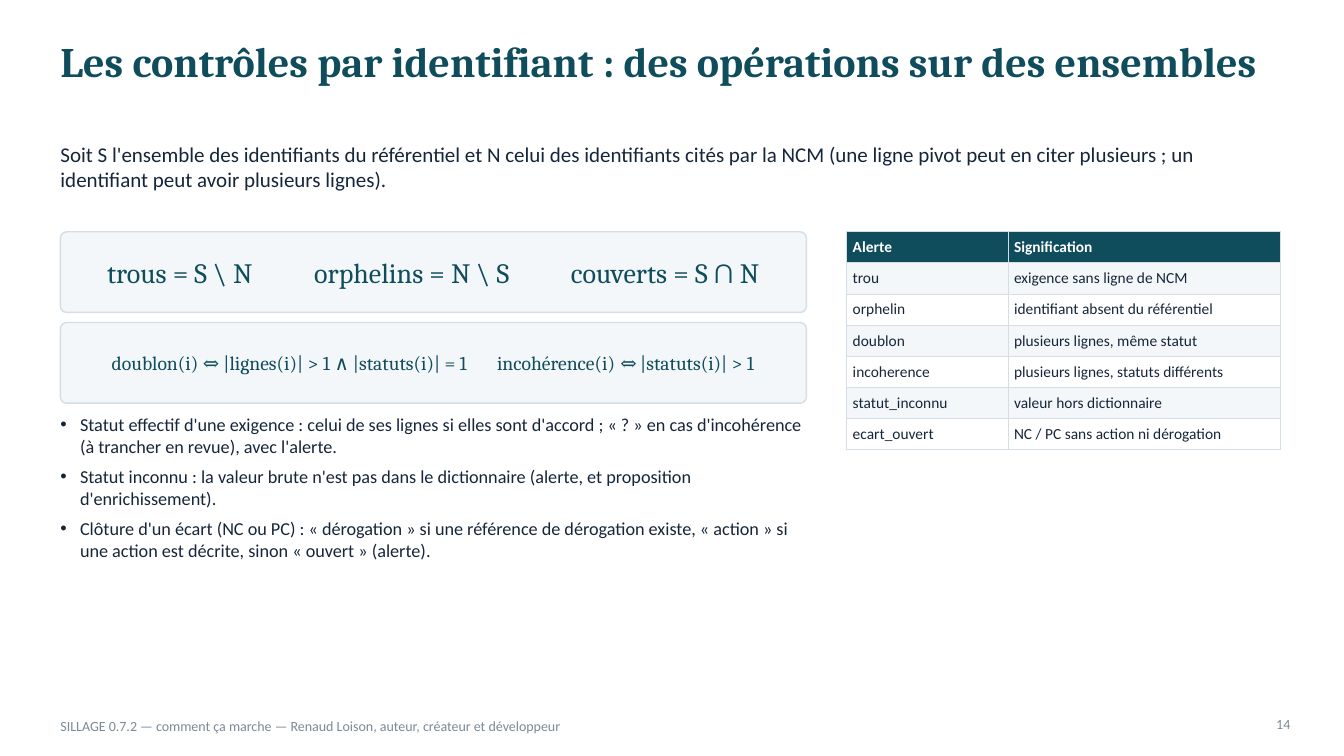
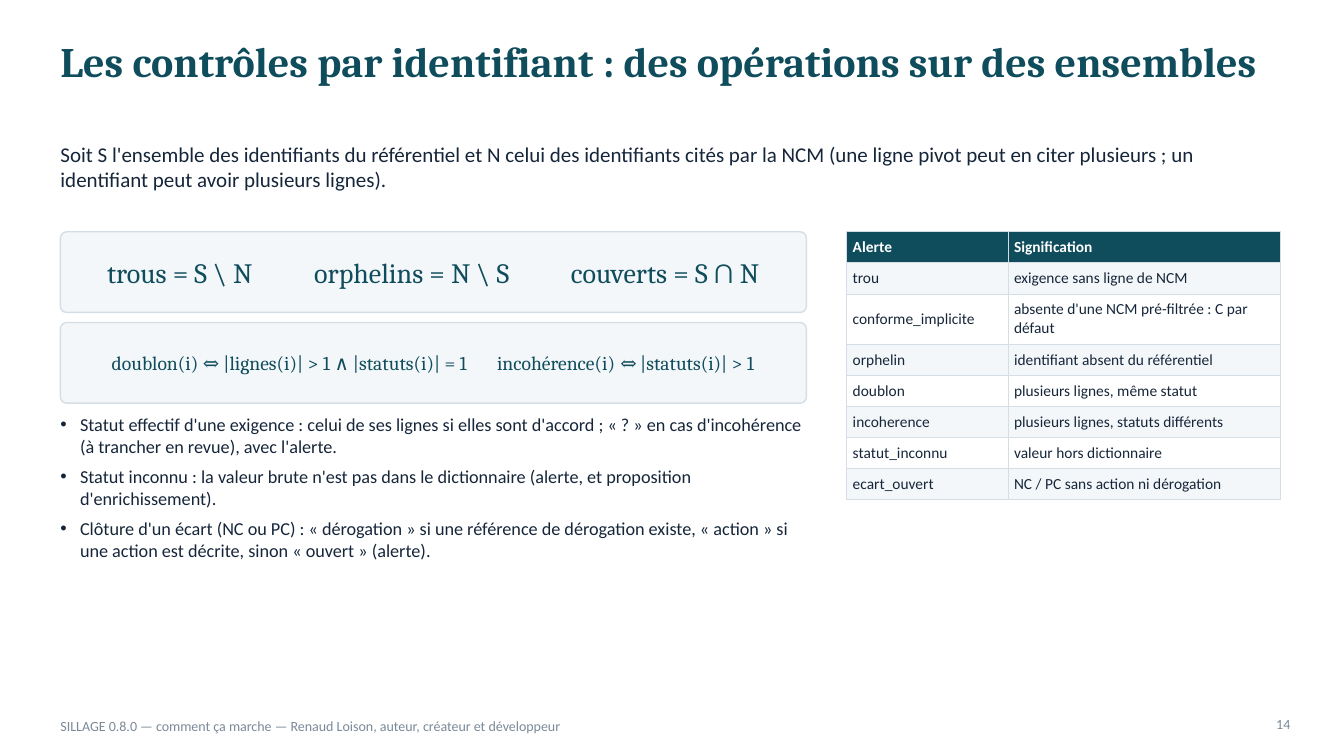
Before and after one commit to Renopop/SILLAGE, a slide deck: slide 14 of docs/SILLAGE_comment_ca_marche_principes.pptx. Drawn at 1344x756 pixels with LibreOffice and Linux fonts; fonts in the diff are those of the drawing. Boxes give left, top, right and bottom in pixels: in the first picture for what was removed or moved away, otherwise in the second. Text is boxed around its words. In the diff, an @@ line names an element or a change of style, - is before the commit and + after.

```diff
--- a/docs/SILLAGE_comment_ca_marche_principes.pptx
+++ b/docs/SILLAGE_comment_ca_marche_principes.pptx
@@ table at [847,232,1280,496] @@
+row 3: conforme_implicite | absente d'une NCM pré-filtrée : C par défaut
@@ text at [60,721,561,734]: text changed @@
-SILLAGE 0.7.2 — comment ça marche — Renaud Loison, auteur, créateur et développeur
+SILLAGE 0.8.0 — comment ça marche — Renaud Loison, auteur, créateur et développeur
```
Also in this commit, not shown: 27 other slides changed, 13 other files.
